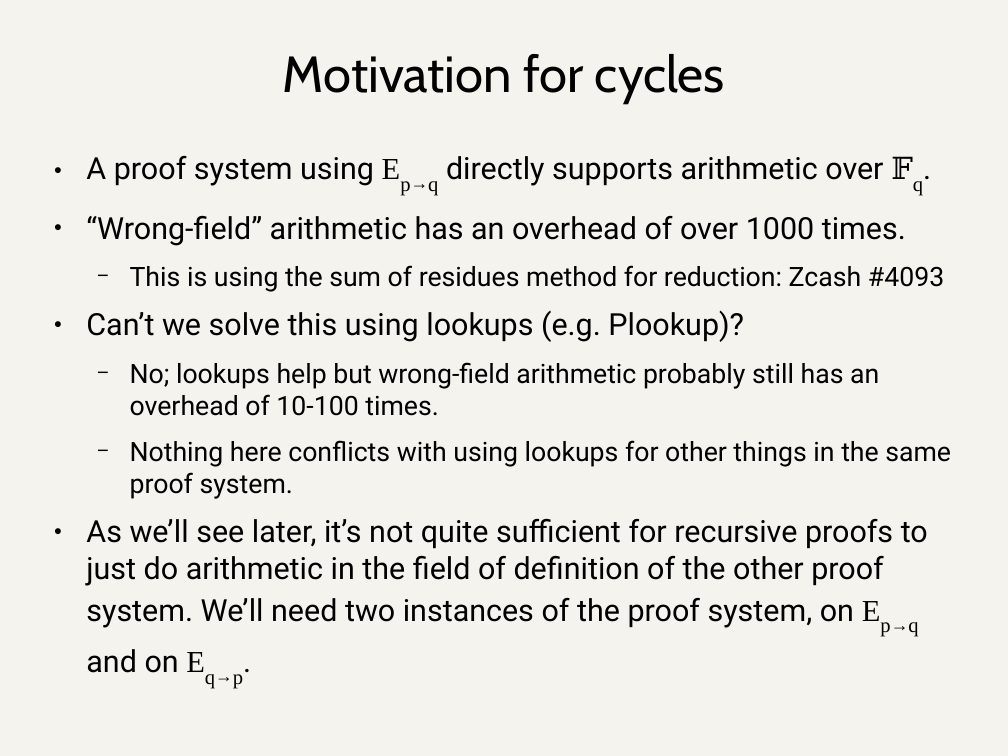
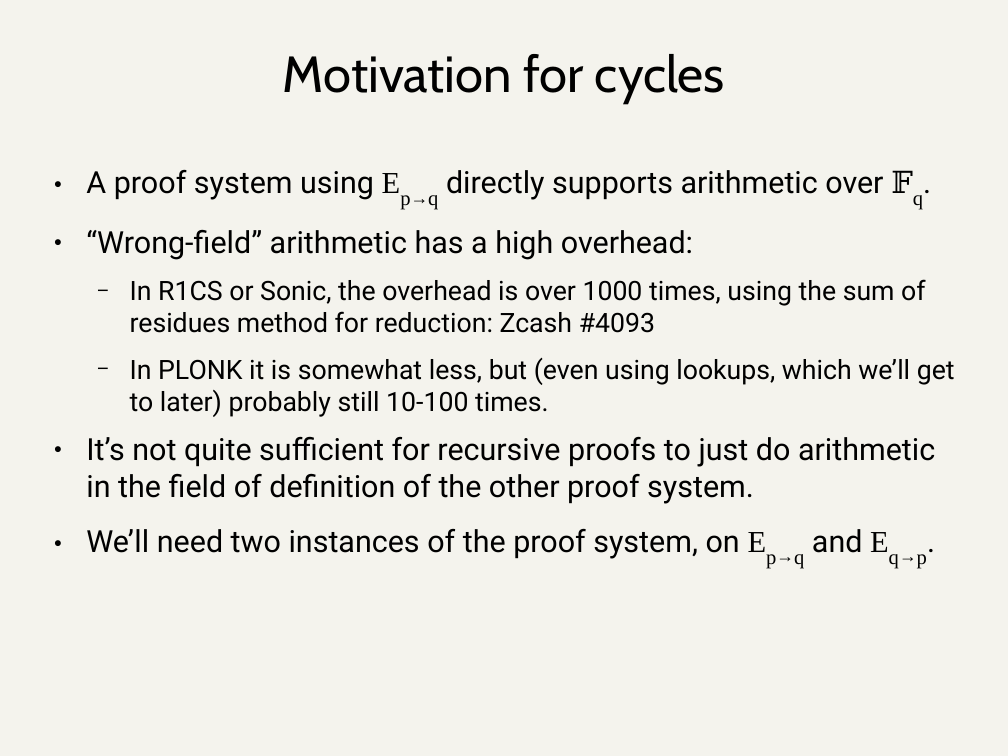
Before and after one commit to daira/halographs, a slide deck: slide 48 of deepdive.odp. Drawn at 1008x756 pixels with LibreOffice and Linux fonts; fonts in the diff are those of the drawing. Boxes give left, top, right and bottom in pixels: in the first picture for what was removed or moved away, otherwise in the second. Text is boxed around its words. In the diff, an @@ line names an element or a change of style, - is before the commit and + after.

```diff
--- a/deepdive.odp
+++ b/deepdive.odp
@@ text "A proof system using Ep→q ...": place and size @@
-text "A proof system using Ep→q ..." at (86,156,951,689)
+text "A proof system using Ep→q ..." at (86,170,955,569)
@@ text at (86,230,955,569): text changed @@
-● “Wrong-field” arithmetic has an overhead of over 1000 times.
-  − This is using the sum of residues method for reduction: Zcash #4093
-● Can’t we solve this using lookups (e.g. Plookup)?
-  − No; lookups help but wrong-field arithmetic probably still has an overhead of 10-100 times.
-  − Nothing here conflicts with using lookups for other things in the same proof system.
-● As we’ll see later, it’s not quite sufficient for recursive proofs to just do arithmetic in the field of definition of the other proof system. We’ll need two instances of the proof system, on Ep→q and on Eq→p.
+● “Wrong-field” arithmetic has a high overhead:
+  − In R1CS or Sonic, the overhead is over 1000 times, using the sum of residues method for reduction: Zcash #4093
+  − In PLONK it is somewhat less, but (even using lookups, which we’ll get to later) probably still 10-100 times.
+● It’s not quite sufficient for recursive proofs to just do arithmetic in the field of definition of the other proof system.
+● We’ll need two instances of the proof system, on Ep→q and Eq→p.
```
Also in this commit, not shown: 17 other slides changed, 1 other file.
